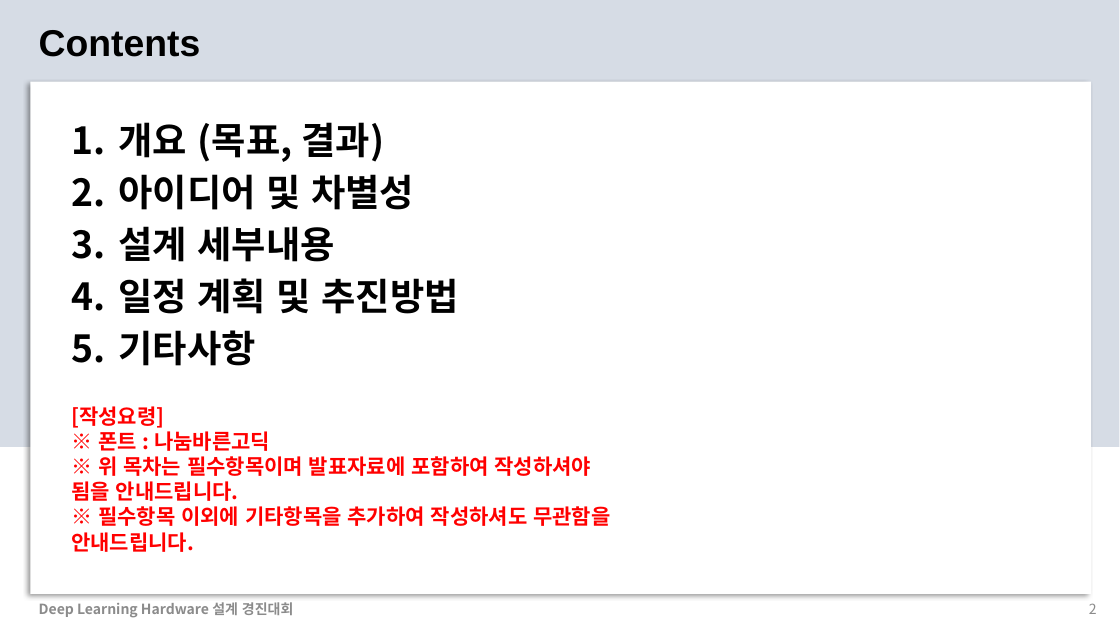
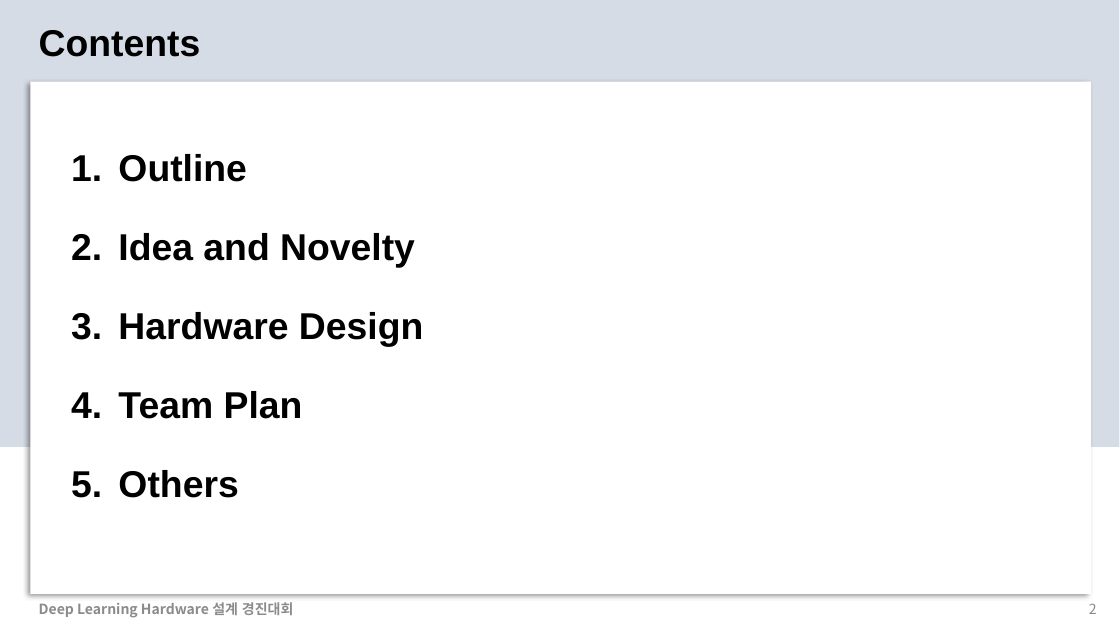
Before and after one commit to chaangwoo/AIX2024_ChipChamps, a slide deck: slide 2 of 2_Presentation/AIX2024_ChipChamps.pptx. Drawn at 1120x630 pixels with LibreOffice and Linux fonts; fonts in the diff are those of the drawing. Boxes give left, top, right and bottom in pixels: in the first picture for what was removed or moved away, otherwise in the second. Text is boxed around its words. In the diff, an @@ line names an element or a change of style, - is before the commit and + after.

Commit message:
Update PPT

```diff
--- a/2_Presentation/AIX2024_ChipChamps.pptx
+++ b/2_Presentation/AIX2024_ChipChamps.pptx
@@ text at [118,154,423,498]: text changed; font Noto Sans CJK KR to Arial @@
-1. 개요 (목표, 결과)
-2. 아이디어 및 차별성
-3. 설계 세부내용
-4. 일정 계획 및 추진방법
-5. 기타사항
+1. Outline
+2. Idea and Novelty
+3. Hardware Design
+4. Team Plan
+5. Others
@@ text removed at [71,406,610,552] @@
-[작성요령]
-※ 폰트 : 나눔바른고딕
-※ 위 목차는 필수항목이며 발표자료에 포함하여 작성하셔야 됨을 안내드립니다.
-※ 필수항목 이외에 기타항목을 추가하여 작성하셔도 무관함을 안내드립니다.
```
Also in this commit, not shown: 1 other slide changed, 31 slides added, 3 slides removed.
